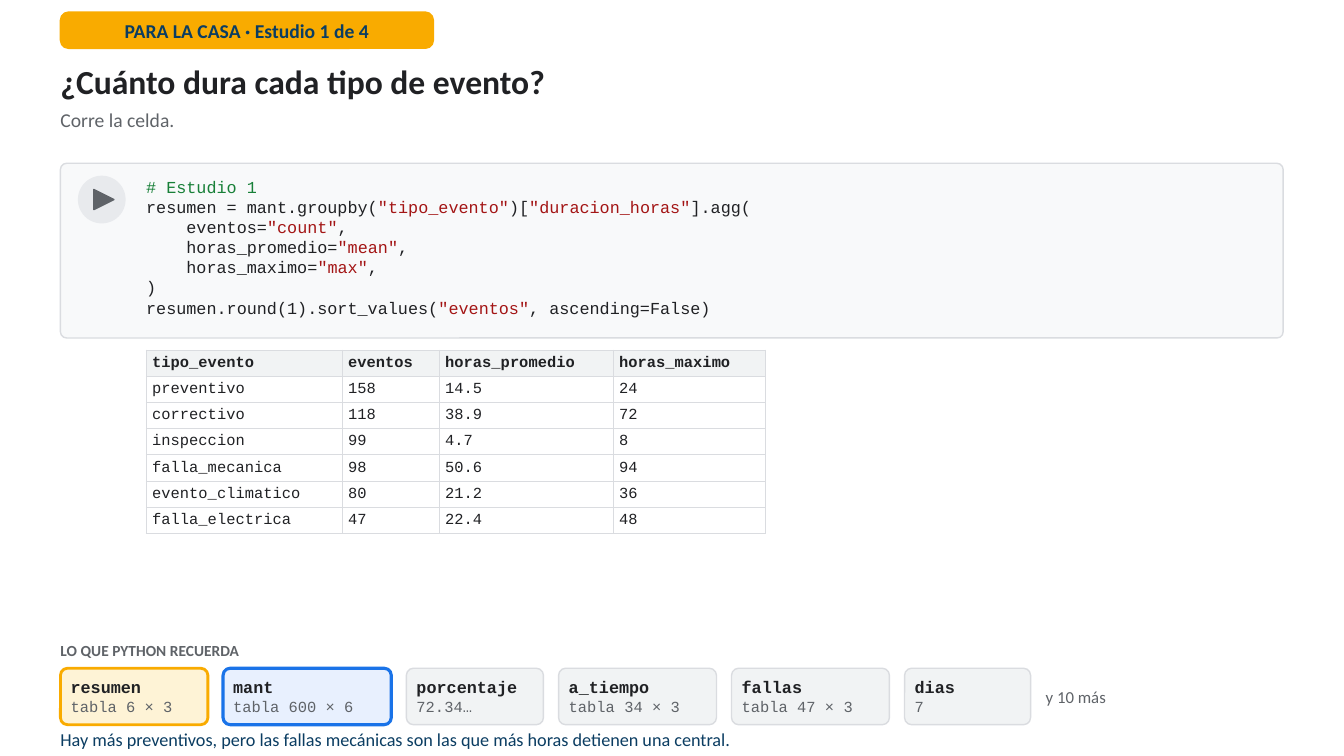
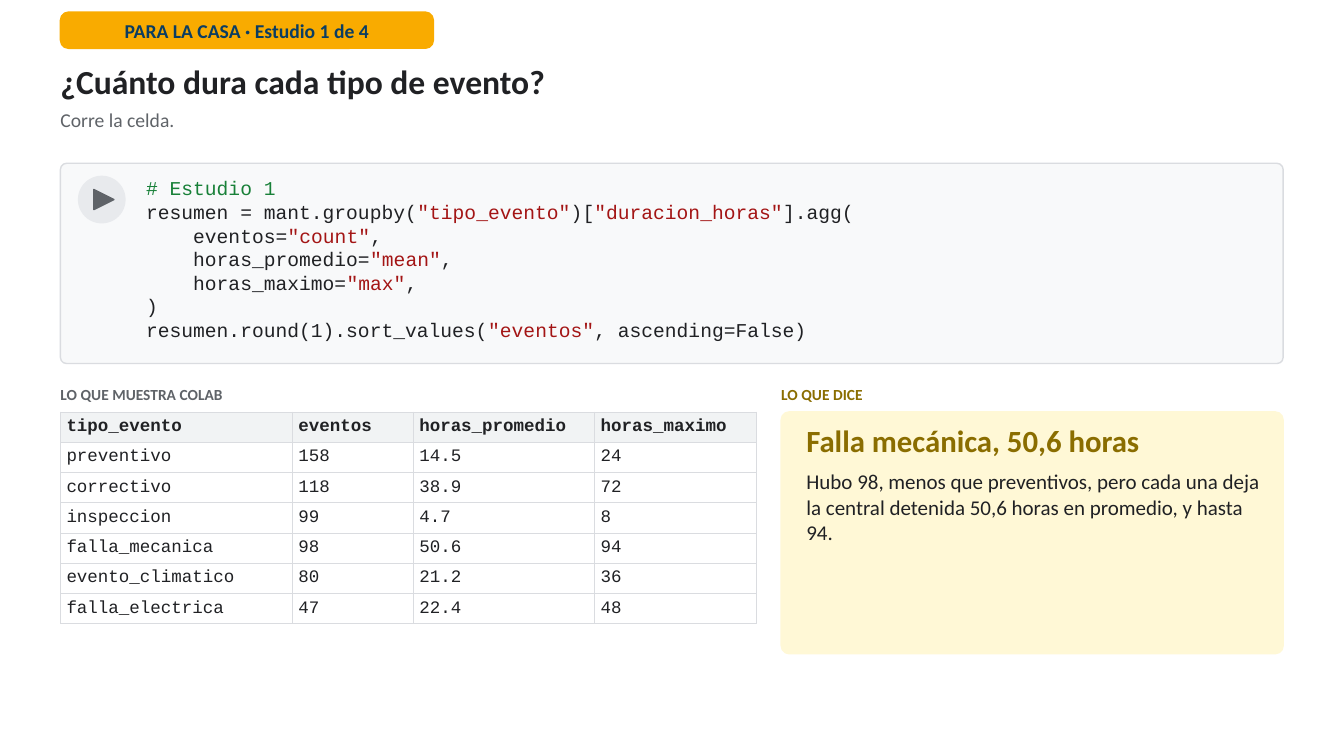
Before and after one commit to RodrigoMSB/curso-python-minergia, a slide deck: slide 34 of presentaciones/Simulador_Lab04_guiado.pptx (slide 47 before the commit). Drawn at 1344x756 pixels with LibreOffice and Linux fonts; fonts in the diff are those of the drawing. Boxes give left, top, right and bottom in pixels: in the first picture for what was removed or moved away, otherwise in the second. Text is boxed around its words. In the diff, an @@ line names an element or a change of style, - is before the commit and + after.

```diff
--- a/presentaciones/Simulador_Lab04_guiado.pptx
+++ b/presentaciones/Simulador_Lab04_guiado.pptx
@@ rounded rectangle resized from (x1=60, y1=163, x2=1284, y2=338) to (x1=60, y1=163, x2=1284, y2=364) @@
@@ rounded rectangle at (x1=60, y1=163, x2=1284, y2=364): proportions changed @@
@@ text "# Estudio 1" at (x1=146, y1=182, x2=854, y2=341): size 12 to 14 pt @@
@@ table at (x1=60, y1=412, x2=756, y2=619) @@
@@ size 11 to 12.5 pt @@
@@ table resized from (x1=146, y1=350, x2=765, y2=530) to (x1=60, y1=412, x2=756, y2=619) @@
@@ text added at (x1=60, y1=390, x2=223, y2=402), 11 pt, text #5F6368, bold @@
+LO QUE MUESTRA COLAB
@@ text at (x1=781, y1=390, x2=863, y2=402): text changed; text colour #5F6368 to #8A6D00 @@
-LO QUE PYTHON RECUERDA
+LO QUE DICE
@@ rounded rectangle added at (x1=781, y1=412, x2=1284, y2=654), fill #FFF8D6, outline #FFF8D6 1 pt @@
@@ text added at (x1=806, y1=430, x2=1260, y2=540), 15 pt, text #202124 @@
+Falla mecánica, 50,6 horas
+Hubo 98, menos que preventivos, pero cada una deja la central detenida 50,6 horas en promedio, y hasta 94.
@@ rounded rectangle removed at (x1=60, y1=668, x2=208, y2=725) @@
@@ text removed at (x1=71, y1=684, x2=172, y2=712) @@
-resumen
-tabla 6 × 3
@@ rounded rectangle removed at (x1=223, y1=668, x2=391, y2=725) @@
@@ text removed at (x1=233, y1=681, x2=353, y2=712) @@
-mant
-tabla 600 × 6
@@ rounded rectangle removed at (x1=406, y1=668, x2=543, y2=725) @@
@@ text removed at (x1=416, y1=681, x2=517, y2=712) @@
-porcentaje
-72.34…
@@ rounded rectangle removed at (x1=559, y1=668, x2=717, y2=725) @@
@@ text removed at (x1=569, y1=681, x2=680, y2=712) @@
-a_tiempo
-tabla 34 × 3
@@ rounded rectangle removed at (x1=732, y1=668, x2=890, y2=725) @@
@@ text removed at (x1=742, y1=681, x2=853, y2=712) @@
-fallas
-tabla 47 × 3
@@ rounded rectangle removed at (x1=904, y1=668, x2=1030, y2=725) @@
@@ text removed at (x1=915, y1=681, x2=955, y2=712) @@
-dias
-7
@@ text removed at (x1=1046, y1=691, x2=1106, y2=706) @@
-y 10 más
@@ text removed at (x1=60, y1=733, x2=730, y2=749) @@
-Hay más preventivos, pero las fallas mecánicas son las que más horas detienen una central.
```
Also in this commit, not shown: 29 other slides changed, 14 slides added, 45 slides removed.
